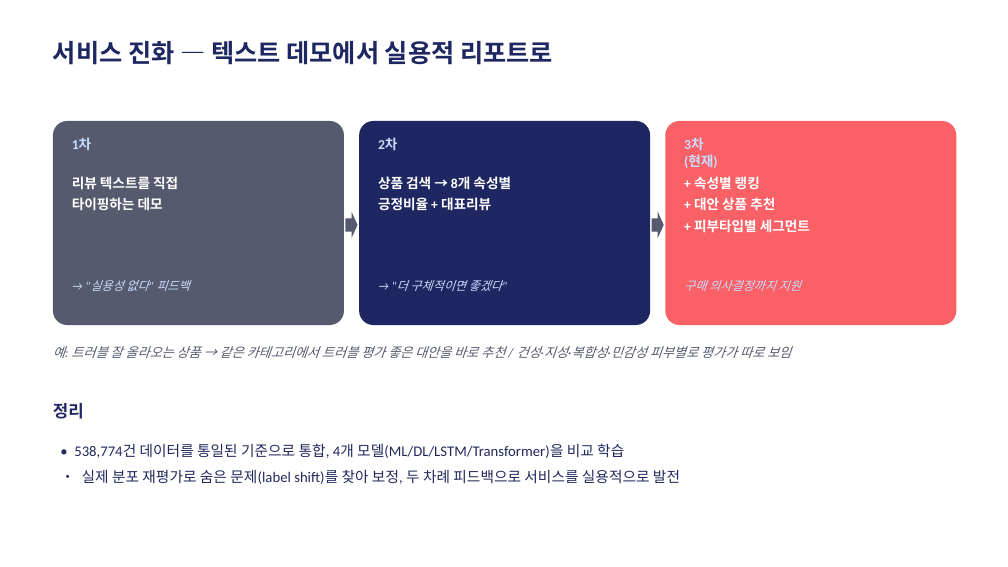
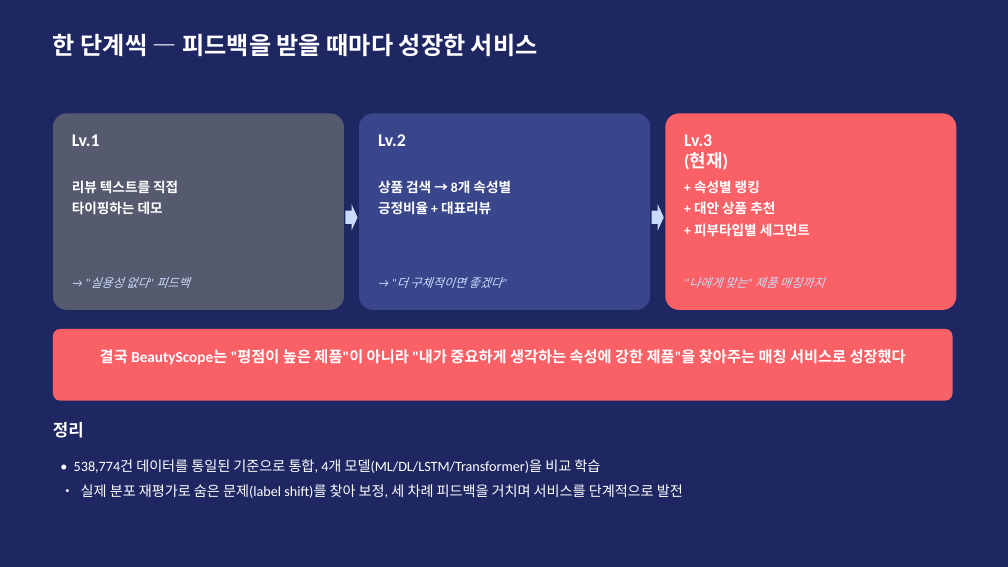
Before and after one commit to dong29482757-beep/shopping-review-crawler, a slide deck: slide 8 of BeautyScope_발표.pptx (slide 7 before the commit). Drawn at 1008x567 pixels with LibreOffice and Linux fonts; fonts in the diff are those of the drawing. Boxes give left, top, right and bottom in pixels: in the first picture for what was removed or moved away, otherwise in the second. Text is boxed around its words. In the diff, an @@ line names an element or a change of style, - is before the commit and + after.

```diff
--- a/BeautyScope_발표.pptx
+++ b/BeautyScope_발표.pptx
@@ rectangle added at box(0, 0, 1008, 567), fill #1E2761 @@
@@ text removed at box(53, 41, 553, 65) @@
-서비스 진화 — 텍스트 데모에서 실용적 리포트로
@@ text added at box(53, 33, 538, 56), 23 pt, text #FFFFFF, bold @@
+한 단계씩 — 피드백을 받을 때마다 성장한 서비스
@@ rounded rectangle: place and size @@
-rounded rectangle at box(53, 121, 344, 325)
+rounded rectangle at box(53, 113, 344, 310)
@@ rounded rectangle: place and size @@
-rounded rectangle at box(359, 121, 650, 325)
+rounded rectangle at box(359, 113, 650, 310)
@@ rounded rectangle at box(359, 113, 650, 310): fill #1E2761 to #3A468C @@
@@ rounded rectangle: place and size @@
-rounded rectangle at box(665, 121, 957, 325)
+rounded rectangle at box(665, 113, 957, 310)
@@ text removed at box(72, 138, 91, 150) @@
-1차
@@ text added at box(72, 134, 100, 146), 17 pt, text #FFFFFF, bold @@
+Lv.1
@@ text removed at box(378, 138, 397, 150) @@
-2차
@@ text added at box(378, 134, 406, 146), 17 pt, text #FFFFFF, bold @@
+Lv.2
@@ text at box(684, 134, 712, 146): text changed; size 13 to 17 pt; text colour #CADCFC to #FFFFFF @@
-3차
+Lv.3
@@ text "리뷰 텍스트를 직접": place and size @@
-text "리뷰 텍스트를 직접" at box(72, 176, 178, 210)
+text "리뷰 텍스트를 직접" at box(72, 180, 178, 214)
@@ text "상품 검색 → 8개 속성별": place and size @@
-text "상품 검색 → 8개 속성별" at box(378, 176, 511, 211)
+text "상품 검색 → 8개 속성별" at box(378, 180, 511, 215)
@@ text "+ 속성별 랭킹": place and size @@
-text "+ 속성별 랭킹" at box(694, 176, 810, 232)
+text "+ 속성별 랭킹" at box(694, 180, 810, 236)
@@ text at box(684, 153, 728, 170): size 13 to 17 pt, text colour #CADCFC to #FFFFFF in "(현재)" @@
@@ right arrow: place and size @@
-right arrow at box(346, 212, 358, 238)
+right arrow at box(346, 204, 358, 231)
@@ right arrow at box(346, 204, 358, 231): fill #555A6E to #CADCFC @@
@@ right arrow: place and size @@
-right arrow at box(652, 212, 664, 238)
+right arrow at box(652, 204, 664, 231)
@@ right arrow at box(652, 204, 664, 231): fill #555A6E to #CADCFC @@
@@ text at box(689, 277, 825, 288): text changed @@
-구매 의사결정까지 지원
+"나에게 맞는" 제품 매칭까지
@@ rounded rectangle added at box(53, 329, 953, 401), fill #F96167 @@
@@ text removed at box(53, 346, 791, 358) @@
-예: 트러블 잘 올라오는 상품 → 같은 카테고리에서 트러블 평가 좋은 대안을 바로 추천 / 건성·지성·복합성·민감성 피부별로 평가가 따로 보임
@@ text added at box(100, 349, 906, 365), 14.5 pt, text #FFFFFF, bold @@
+결국 BeautyScope는 "평점이 높은 제품"이 아니라 "내가 중요하게 생각하는 속성에 강한 제품"을 찾아주는 매칭 서비스로 성장했다
@@ text "정리": place and size @@
-text "정리" at box(53, 403, 84, 419)
+text "정리" at box(53, 422, 84, 438)
@@ text "정리" at box(53, 422, 84, 438): text colour #1E2761 to #FFFFFF @@
@@ text "• 538,774건 데이터를 통일된 기준으로 ...": place and size @@
-text "• 538,774건 데이터를 통일된 기준으로 ..." at box(74, 443, 680, 484)
+text "• 538,774건 데이터를 통일된 기준으로 ..." at box(74, 459, 683, 498)
@@ text at box(74, 459, 600, 473): size 14 to 13.5 pt, text colour #21295C to #FFFFFF in "• 538,774건 데이터를 통일된 기준으로 통합, 4개 ..." @@
@@ text at box(81, 484, 683, 498): text changed; size 14 to 13.5 pt; text colour #21295C to #FFFFFF @@
-• 실제 분포 재평가로 숨은 문제(label shift)를 찾아 보정, 두 차례 피드백으로 서비스를 실용적으로 발전
+• 실제 분포 재평가로 숨은 문제(label shift)를 찾아 보정, 세 차례 피드백을 거치며 서비스를 단계적으로 발전
```
Also in this commit, not shown: 3 slides added, 2 slides removed, 2 other files.
